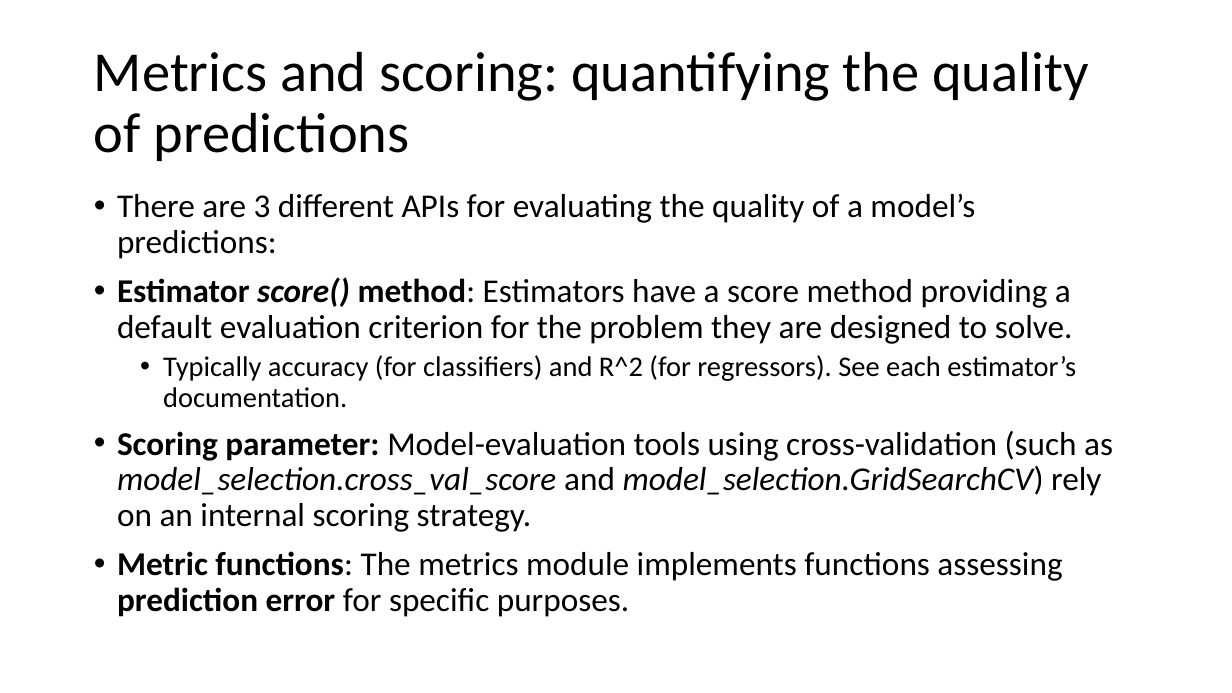
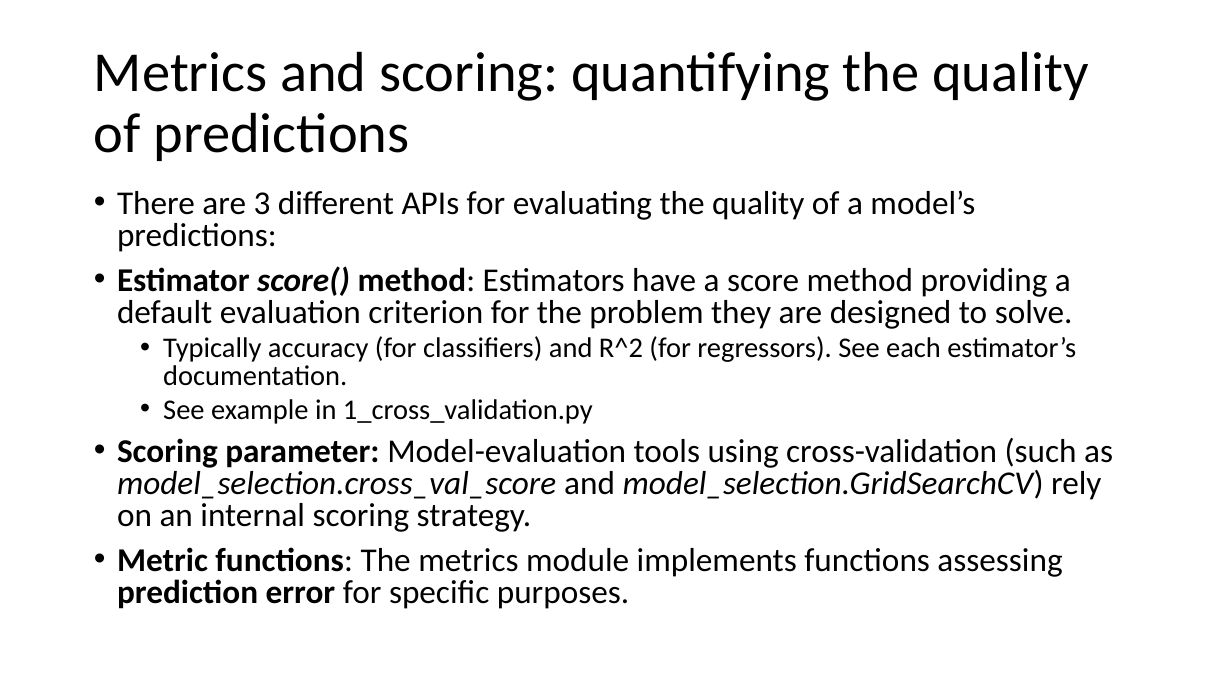
Before and after one commit to FranzGH/IoT_ML, a slide deck: slide 42 of Model selection.pptx. Drawn at 1232x693 pixels with LibreOffice and Linux fonts; fonts in the diff are those of the drawing. Boxes give left, top, right and bottom in pixels: in the first picture for what was removed or moved away, otherwise in the second. Text is boxed around its words. In the diff, an @@ line names an element or a change of style, - is before the commit and + after.

```diff
--- a/Model selection.pptx
+++ b/Model selection.pptx
@@ text at (x1=117, y1=190, x2=1113, y2=609): line spacing 0.9 to 0.8 @@
@@ text at (x1=163, y1=399, x2=593, y2=424): paragraph added @@
+  • See example in 1_cross_validation.py
```
Also in this commit, not shown: 1 other slide changed, 3 other files.
